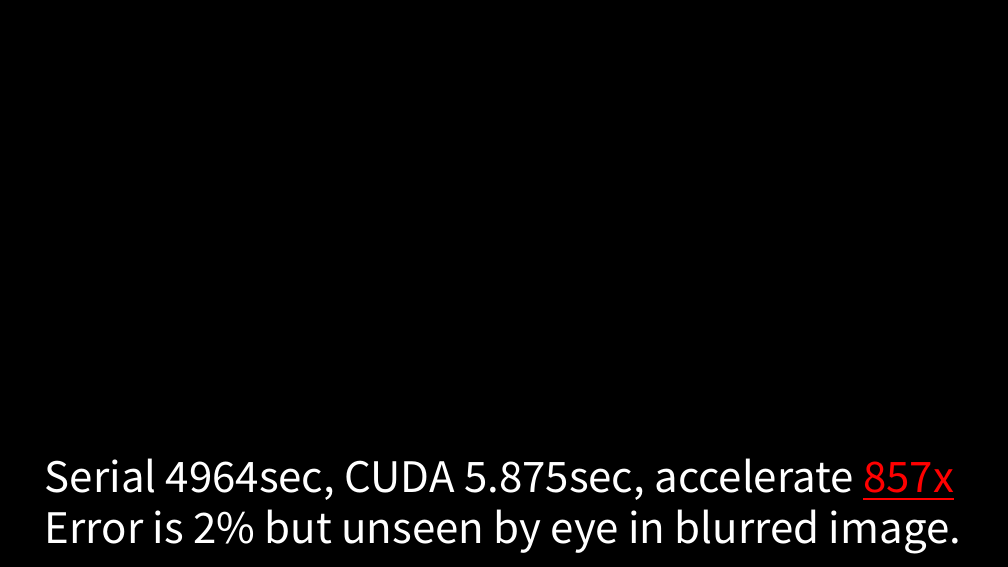
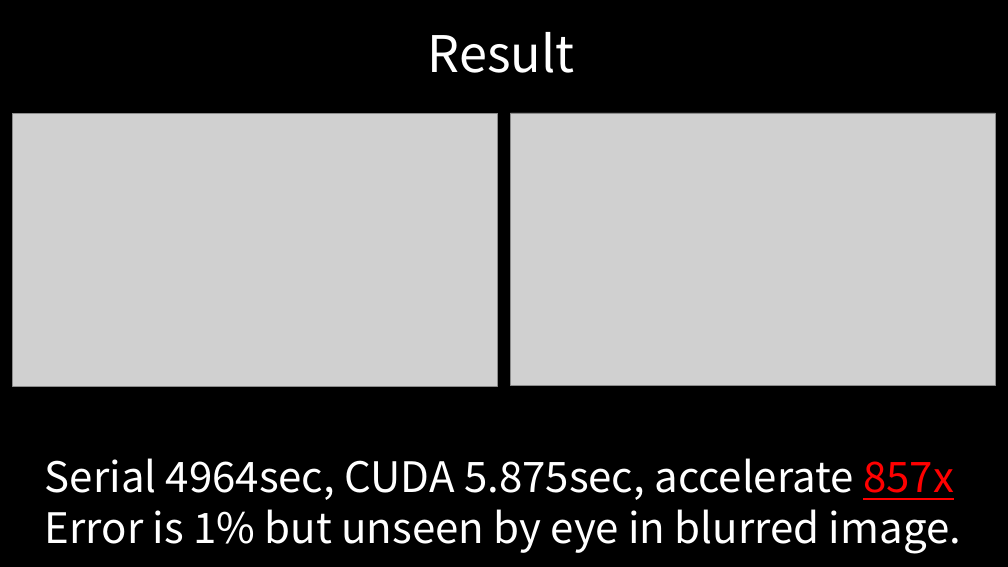
Before and after one commit to Alfons0329/Parallel_Programming_Fall_2018, a slide deck: slide 11 of Final Project/Report.pptx. Drawn at 1008x567 pixels with LibreOffice and Linux fonts; fonts in the diff are those of the drawing; grey boxes stand for pictures; background and template pictures are left out. Boxes give left, top, right and bottom in pixels: in the first picture for what was removed or moved away, otherwise in the second. Text is boxed around its words. In the diff, an @@ line names an element or a change of style, - is before the commit and + after.

```diff
--- a/Final Project/Report.pptx
+++ b/Final Project/Report.pptx
@@ text added at (x1=428, y1=32, x2=575, y2=73), 48 pt, text #FFFFFF @@
+Result
@@ picture added at (x1=12, y1=113, x2=498, y2=386) @@
@@ picture added at (x1=510, y1=113, x2=995, y2=386) @@
@@ text at (x1=45, y1=509, x2=961, y2=554): text changed @@
-Error is 2% but unseen by eye in blurred image.
+Error is 1% but unseen by eye in blurred image.
```
Also in this commit, not shown: 1 other slide changed, 5 slides added, 9 slides removed.
